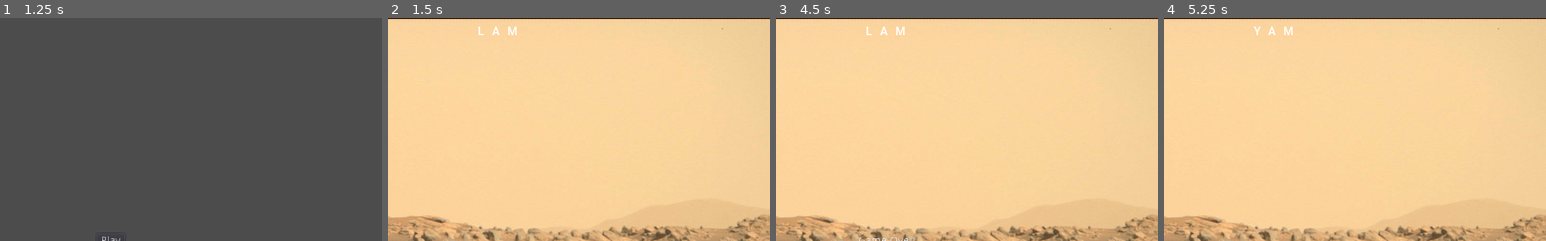
Above: before the commit, frames 1-4 (left to right).
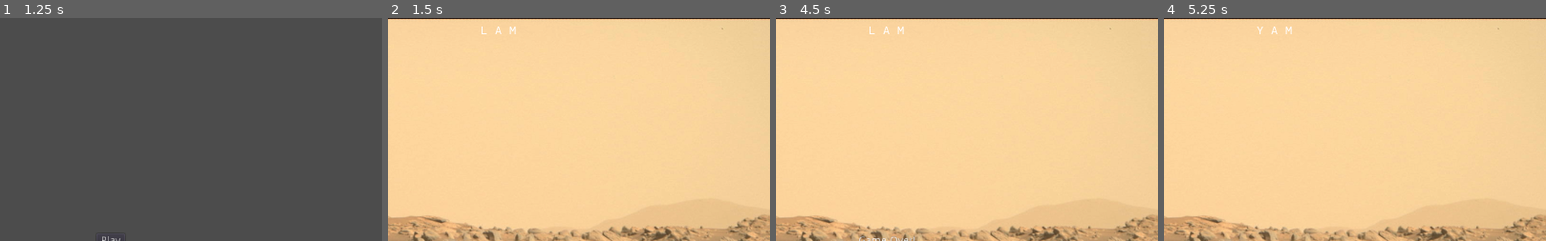
Above: after the commit, the same moments.

Repository: the-g-force/FamJam-February2021
Game: Godot game, scene res://src/SplashScreen.tscn
Same seed, same stepped clock (60 frames per second), same inputs: the game is played once before the commit and once after it.
Inputs (mouse positions are % of the whole screen's width and height, from its top left):
- Up to frame 1 (1.25 s): tap Enter at 0.5 s; move the mouse to (72, 45) at 0.52 s; click (72, 45) at 0.67 s
- Up to frame 2 (1.5 s): click "Play" at 1.25 s
- Up to frame 3 (4.5 s): move the mouse to (30, 55) at 2.02 s; click (30, 55) at 2.17 s; move the mouse to (60, 28) at 2.77 s; click (60, 28) at 2.92 s; move the mouse to (45, 70) at 3.52 s; click (45, 70) at 3.67 s; move the mouse to (80, 65) at 4.27 s; click (80, 65) at 4.42 s
- Up to frame 4 (5.25 s): click "Play Again" at 5 s
The pictures show only the part of the screen within x 36-86%, y 0-50%; the shares and areas given below are measured in that part.

Frame 1 is identical in both runs. In frame 2, 0.2% of the frame differs, in the area x 23-34%, y 3-8%; in frame 3, 0.2%; in frame 4, 0.2%.

Commit message:
Replace Roboto with DMMono

Diff:
--- a/project/src/FancyLetter.gd
+++ b/project/src/FancyLetter.gd
@@ -1,4 +1,6 @@
 extends Label
+
+const _FONT_DATA := preload("res://assets/fonts/DMMono-Regular.ttf")
 
 onready var _animation_player := $AnimationPlayer
 
@@ -6,7 +8,7 @@
 	# Each letter needs its own font so that they can be independently
 	# animated (e.g. change the size of one and not the others)
 	var font = DynamicFont.new()
-	font.font_data = preload("res://assets/fonts/Roboto-Medium.ttf")
+	font.font_data = _FONT_DATA
 	add_font_override("font", font)
 
 
Binary file removed: project/assets/fonts/Roboto-Medium.ttf
Not shown: 2 places in project/src/FancyLetter.tscn that only renumber resources
